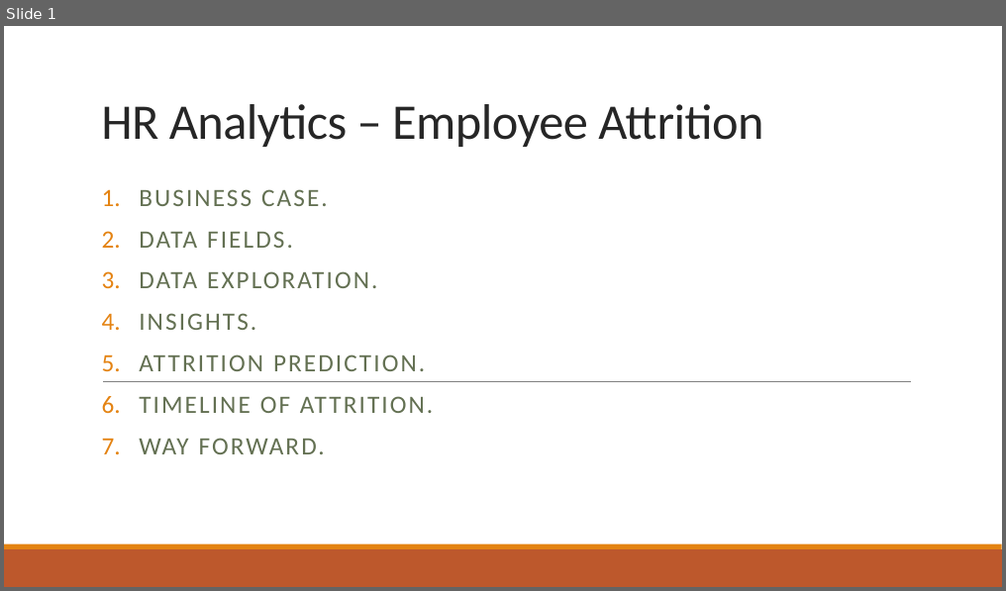
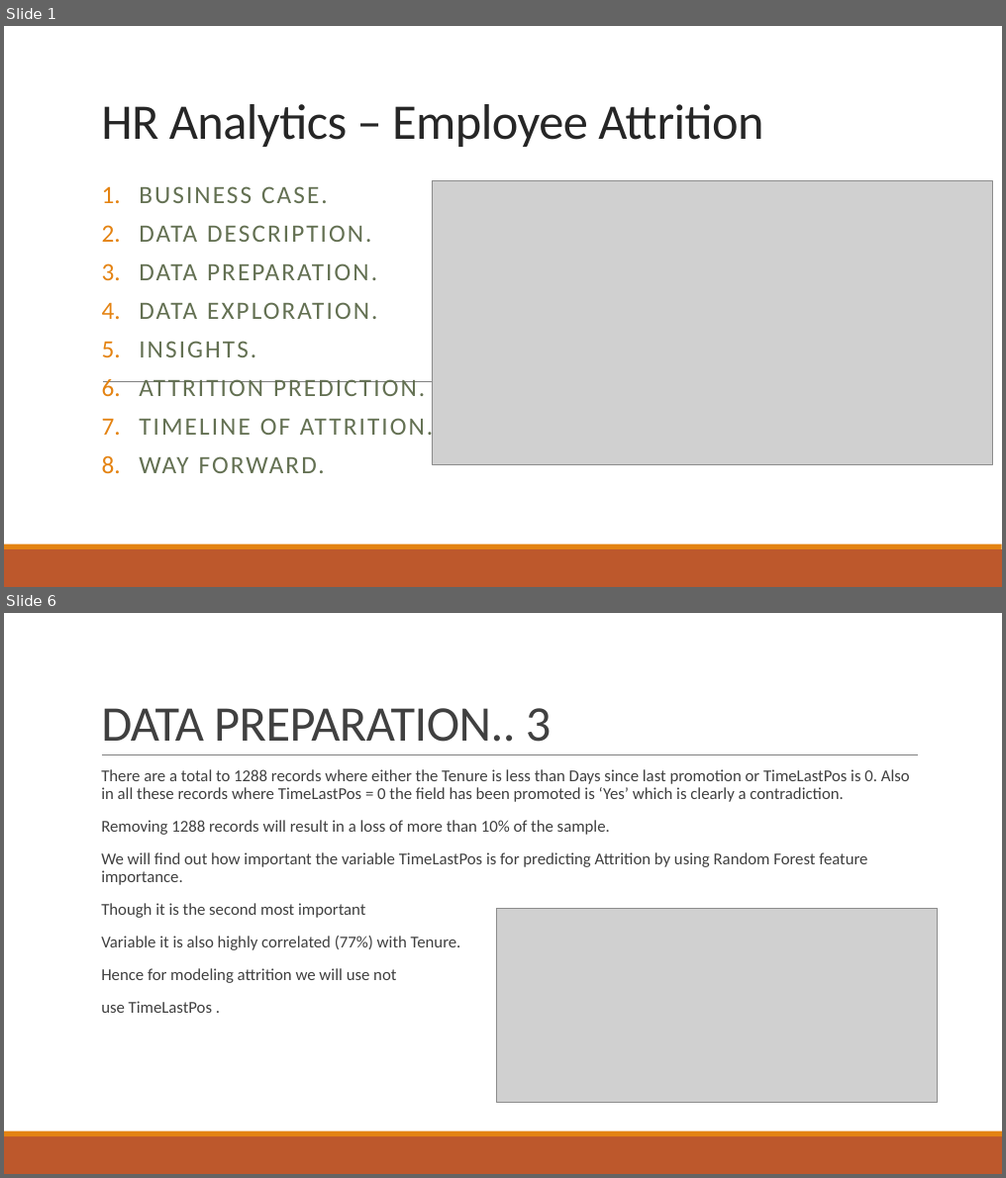
Before and after one commit to shuvayan/EloquentJavascript, a slide deck: HR Analytics – Employee Attrition.pptx. Shown one above the other, each under a label of ours: slide 1 before the commit, slides 1 and 6 after it; the slides between them are not shown. The pictures are 1006x591 and 1006x1178 pixels, drawn with LibreOffice and Linux fonts; fonts in the diff are those of the drawing; grey boxes stand for pictures. Boxes give left, top, right and bottom in pixels: in the first picture for what was removed or moved away, otherwise in the second. Text is boxed around its words. In the diff, an @@ line names an element or a change of style, - is before the commit and + after.

```diff
--- a/HR Analytics – Employee Attrition.pptx
+++ b/HR Analytics – Employee Attrition.pptx
@@ slide 6 added at [4, 613, 1002, 1174], background #FFFFFF; not listed: 2 template elements that a slide beside it also shows @@
@@ title added at [101, 708, 550, 742], 48 pt, text #404040 @@
+DATA PREPARATION.. 3
@@ line added from (102, 756) to (918, 756), #808080 0.5 pt @@
@@ text added at [101, 769, 910, 1013], 16 pt, text #404040 @@
+  There are a total to 1288 records where either the Tenure is less than Days since last promotion or TimeLastPos is 0. Also in all these records where TimeLastPos = 0 the field has been promoted is ‘Yes’ which is clearly a contradiction.
+  Removing 1288 records will result in a loss of more than 10% of the sample.
+  We will find out how important the variable TimeLastPos is for predicting Attrition by using Random Forest feature importance.
+  Though it is the second most important
+  Variable it is also highly correlated (77%) with Tenure.
+  Hence for modeling attrition we will use not
+  use TimeLastPos .
@@ picture added at [497, 908, 939, 1102] @@
@@ slide 1 changed as well @@
@@ subtitle at [139, 186, 433, 473]: line spacing 0.9 to 0.8 @@
@@ picture added at [432, 181, 992, 465] @@
@@ subtitle at [139, 225, 377, 280]: text changed @@
-2. DATA FIELDS.
+2. DATA DESCRIPTION.
+3. DATA PREPARATION.
```
Also in this commit, not shown: 9 other slides added.
